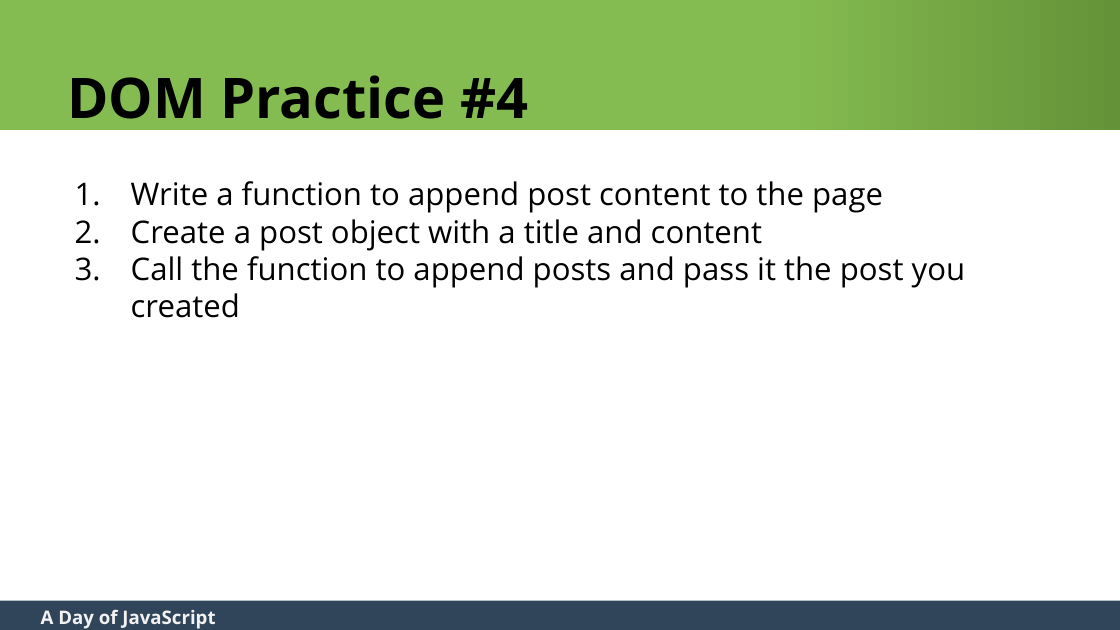
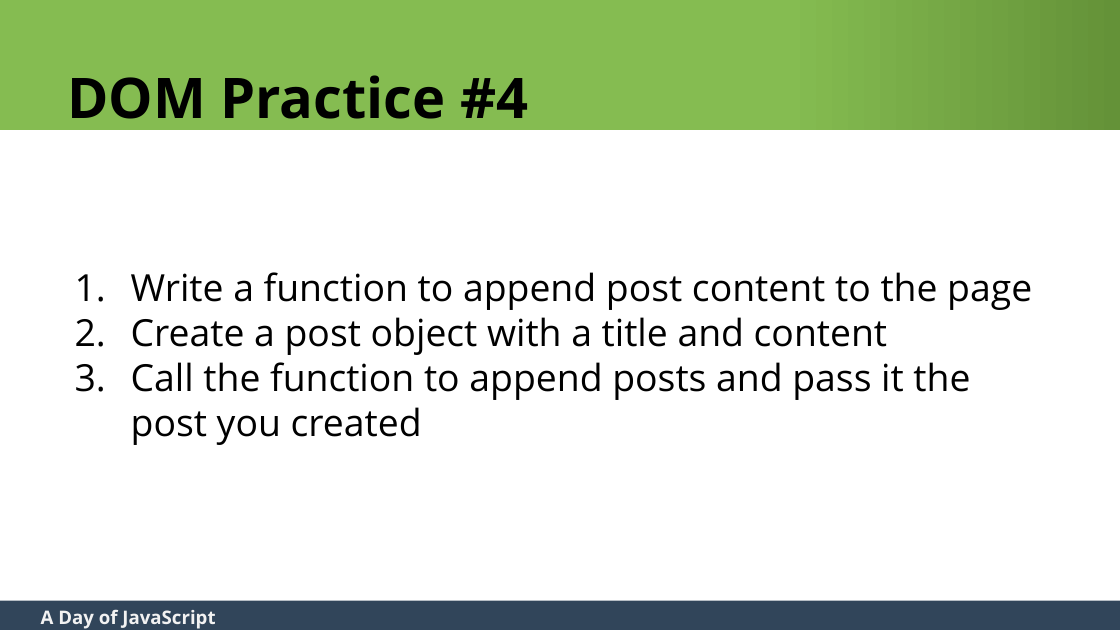
Before and after one commit to zgordon/a-day-of-javascript, a slide deck: slide 61 of A Day of JavaScript Slides.pptx. Drawn at 1120x630 pixels with LibreOffice and Linux fonts; fonts in the diff are those of the drawing. Boxes give left, top, right and bottom in pixels: in the first picture for what was removed or moved away, otherwise in the second. Text is boxed around its words. In the diff, an @@ line names an element or a change of style, - is before the commit and + after.

```diff
--- a/A Day of JavaScript Slides.pptx
+++ b/A Day of JavaScript Slides.pptx
@@ text "Write a function to append ..." at (131, 272, 1032, 445): size 20 to 24 pt @@
```
Also in this commit, not shown: 7 other slides changed, 15 other files.
